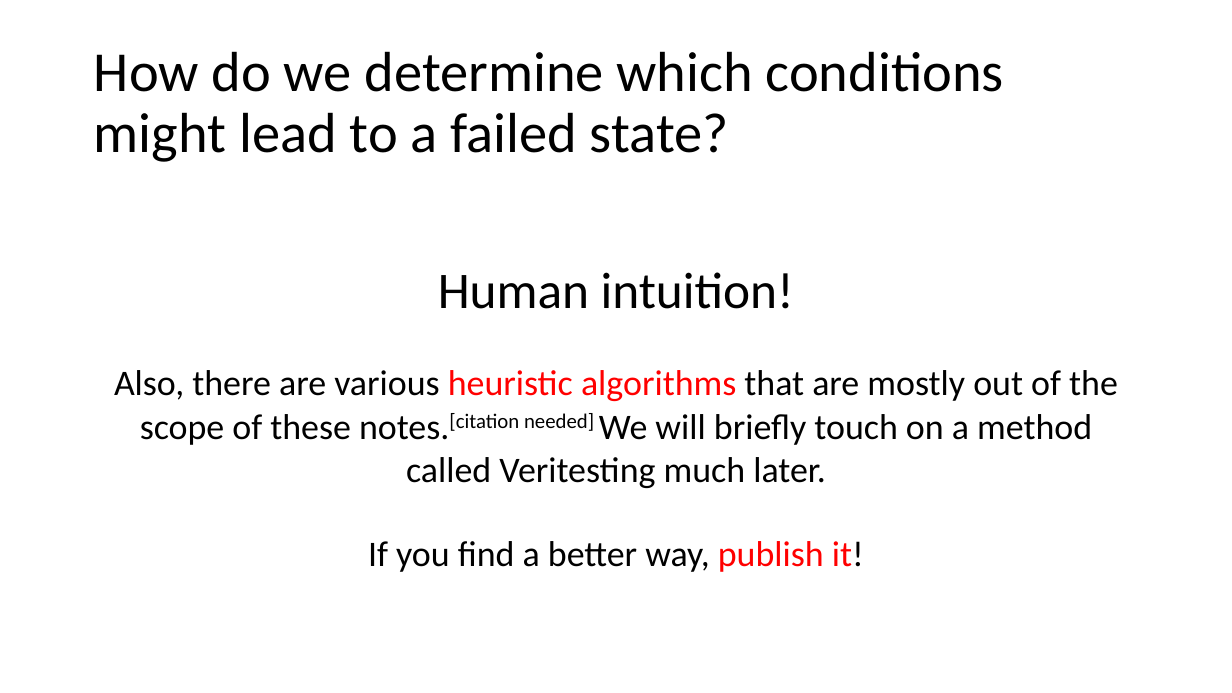
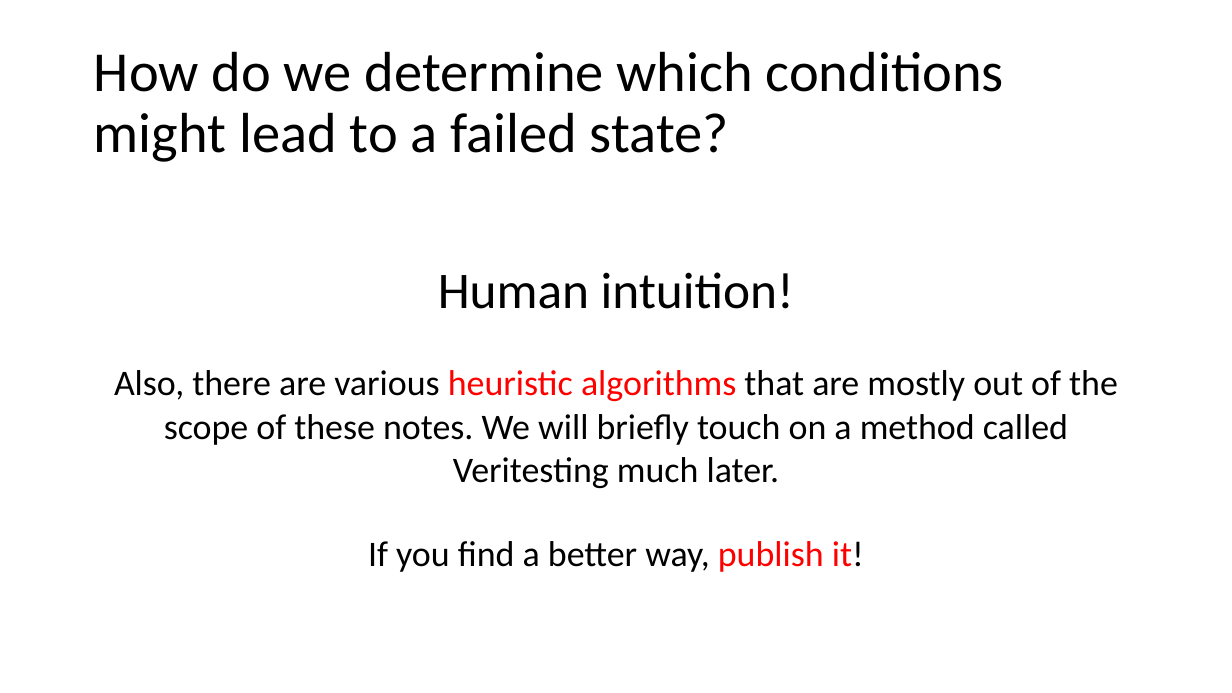
Before and after one commit to jakespringer/angr_ctf, a slide deck: slide 39 of SymbolicExecution.pptx (slide 40 before the commit). Drawn at 1232x693 pixels with LibreOffice and Linux fonts; fonts in the diff are those of the drawing. Boxes give left, top, right and bottom in pixels: in the first picture for what was removed or moved away, otherwise in the second. Text is boxed around its words. In the diff, an @@ line names an element or a change of style, - is before the commit and + after.

```diff
--- a/SymbolicExecution.pptx
+++ b/SymbolicExecution.pptx
@@ text at box(114, 370, 1118, 488): text changed @@
-Also, there are various heuristic algorithms that are mostly out of the scope of these notes.[citation needed] We will briefly touch on a method called Veritesting much later.
+Also, there are various heuristic algorithms that are mostly out of the scope of these notes. We will briefly touch on a method called Veritesting much later.
```
Also in this commit, not shown: 24 other slides changed, 2 slides removed.
